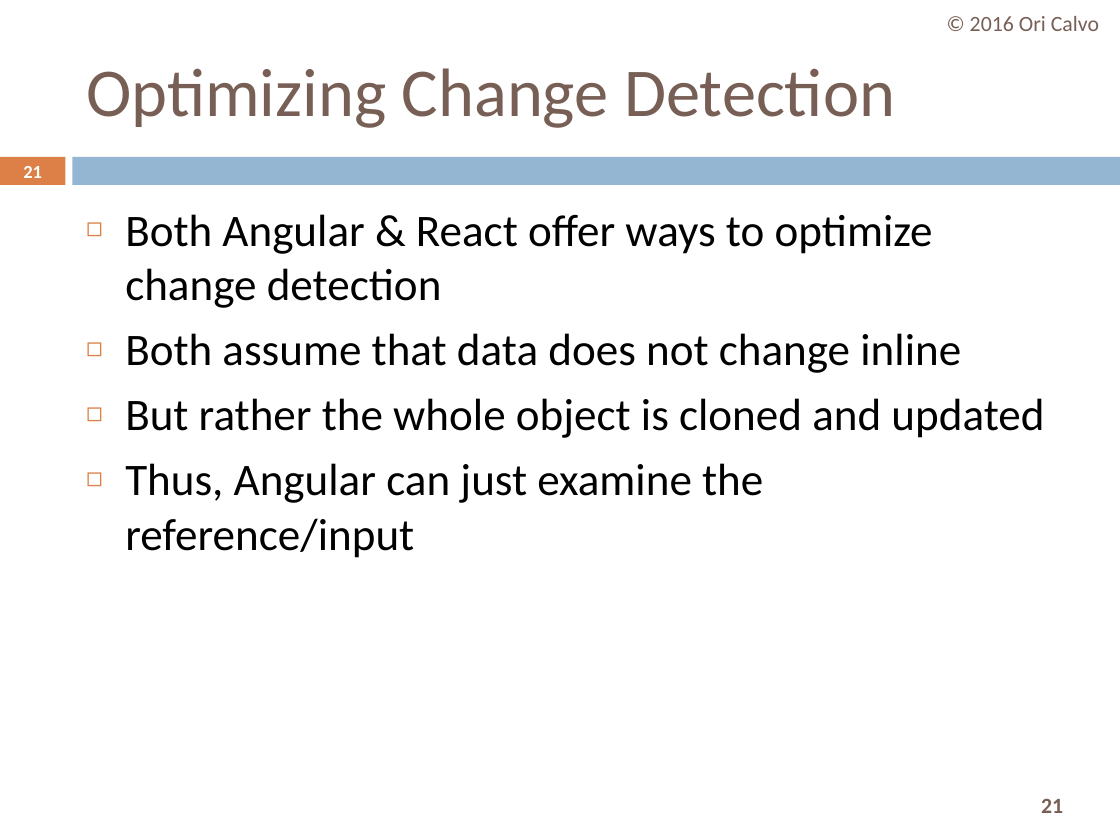
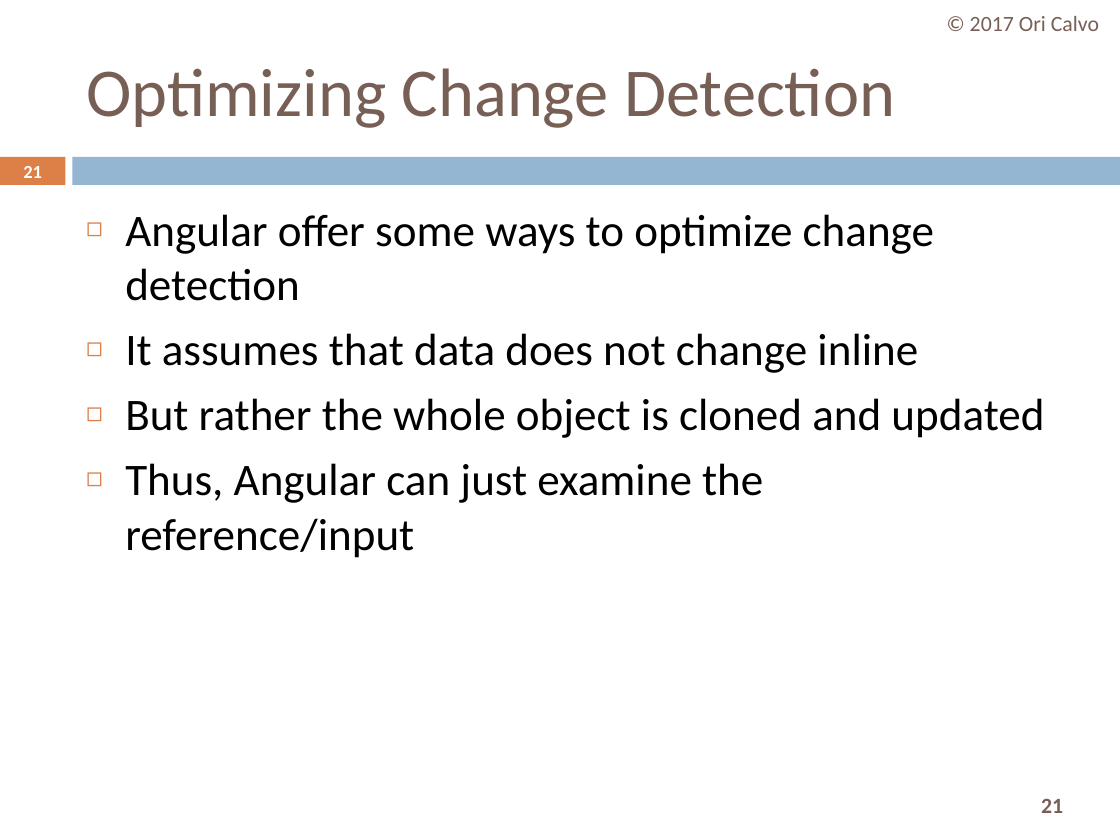
Before and after one commit to oricalvo/course-angular, a slide deck: slide 21 of PPTs/07 State Management.pptx. Drawn at 1120x840 pixels with LibreOffice and Linux fonts; fonts in the diff are those of the drawing. Boxes give left, top, right and bottom in pixels: in the first picture for what was removed or moved away, otherwise in the second. Text is boxed around its words. In the diff, an @@ line names an element or a change of style, - is before the commit and + after.

Commit message:
More

```diff
--- a/PPTs/07 State Management.pptx
+++ b/PPTs/07 State Management.pptx
@@ text at [970, 16, 1099, 31]: text changed @@
-© 2016 Ori Calvo
+© 2017 Ori Calvo
@@ text at [125, 214, 934, 373]: text changed @@
-◻ Both Angular & React offer ways to optimize change detection
-◻ Both assume that data does not change inline
+◻ Angular offer some ways to optimize change detection
+◻ It assumes that data does not change inline
```
Also in this commit, not shown: 28 other slides changed.
